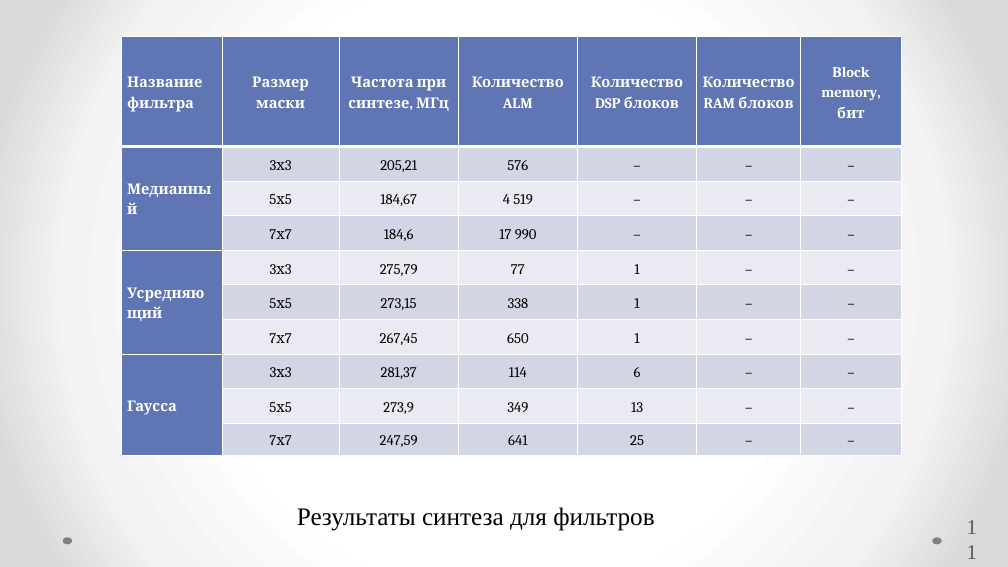
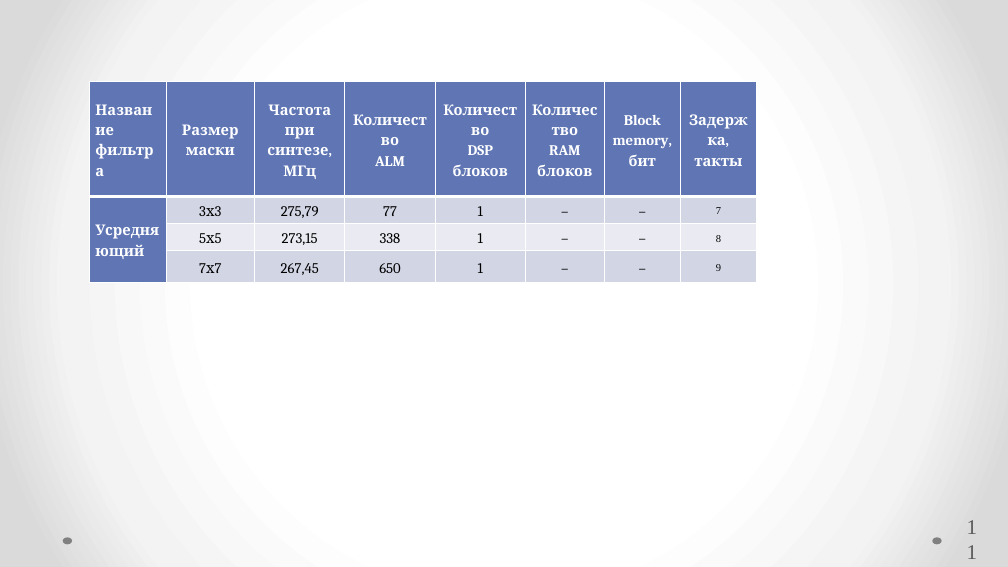
Before and after one commit to Radiophantom/master_yoda, a slide deck: slide 11 of VKR.pptx. Drawn at 1008x567 pixels with LibreOffice and Linux fonts; fonts in the diff are those of the drawing. Boxes give left, top, right and bottom in pixels: in the first picture for what was removed or moved away, otherwise in the second. Text is boxed around its words. In the diff, an @@ line names an element or a change of style, - is before the commit and + after.

```diff
--- a/VKR.pptx
+++ b/VKR.pptx
@@ table at (x1=90, y1=82, x2=756, y2=282) @@
-Название фильтра | Размер маски | Частота при синтезе, МГц | Количество / ALM | Количество / DSP блоков | Количество / RAM блоков | Block memory, / бит
-Медианный | 3х3 | 205,21 | 576 | – | – | –
- | 5х5 | 184,67 | 4 519 | – | – | –
- | 7х7 | 184,6 | 17 990 | – | – | –
-Усредняющий | 3х3 | 275,79 | 77 | 1 | – | –
- | 5х5 | 273,15 | 338 | 1 | – | –
- | 7х7 | 267,45 | 650 | 1 | – | –
-Гаусса | 3х3 | 281,37 | 114 | 6 | – | –
- | 5х5 | 273,9 | 349 | 13 | – | –
- | 7х7 | 247,59 | 641 | 25 | – | –
+Название фильтра | Размер маски | Частота при синтезе, МГц | Количество / ALM | Количество / DSP блоков | Количество / RAM блоков | Block memory, / бит | Задержка, такты
+Усредняющий | 3х3 | 275,79 | 77 | 1 | – | – | 7
+ | 5х5 | 273,15 | 338 | 1 | – | – | 8
+ | 7х7 | 267,45 | 650 | 1 | – | – | 9
@@ table resized from (x1=122, y1=36, x2=903, y2=456) to (x1=90, y1=82, x2=756, y2=282) @@
@@ text removed at (x1=297, y1=507, x2=654, y2=531) @@
-Результаты синтеза для фильтров
```
Also in this commit, not shown: 5 other slides changed, 10 slides added, 5 slides removed, 3 other files.
